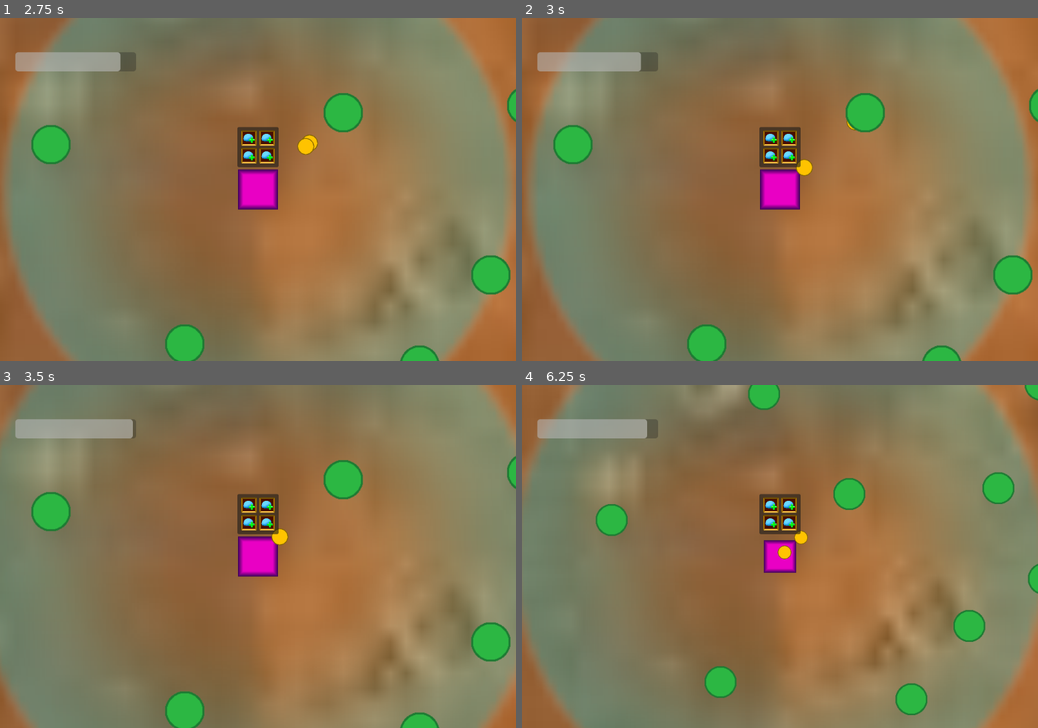
Above: before the commit, frames 1-4 (two rows, left to right).
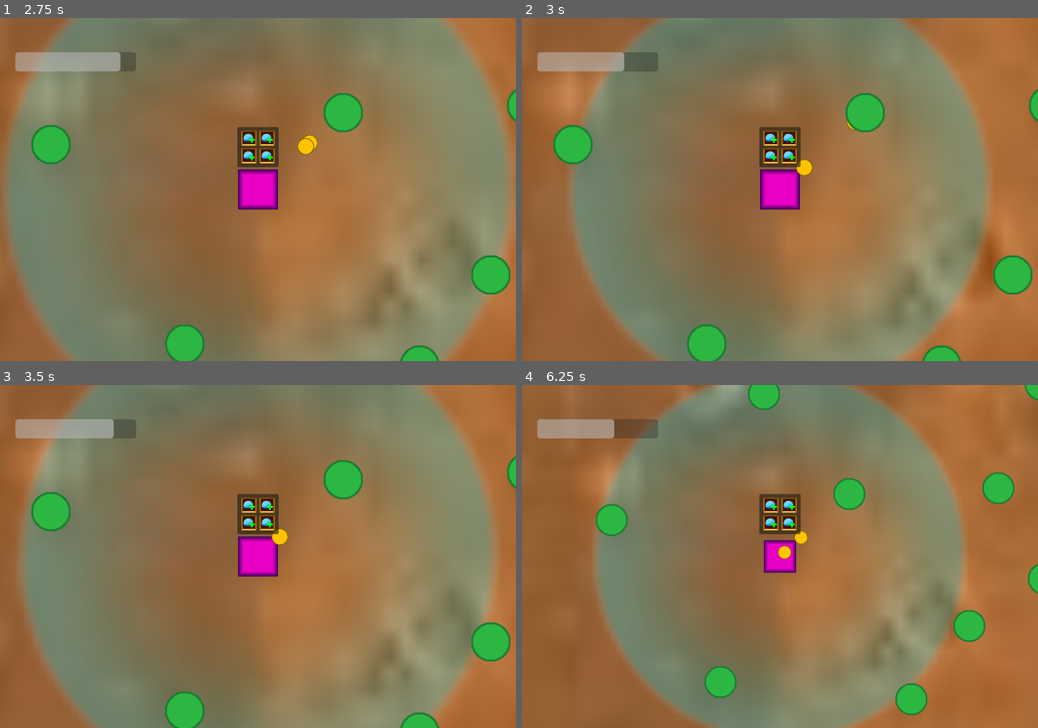
Above: after the commit, the same moments.

Repository: Fach01/Bopulation-Bubble-Beyond
Game: Godot game, scene res://Scenes/Game Scene.tscn
Two runs of this game, one before a commit and one after it. Both use one fixed random seed, a clock stepped at 60 frames per second and the inputs below. This scene is started directly instead of the project's main scene.
Inputs (mouse positions are in pixels of both pictures, inside the frame that each line leads up to):
- Up to frame 1 (2.75 s): click (247, 138) at 0.5 s; click (268, 138) at 1.25 s; click (247, 155) at 2 s
- Up to frame 2 (3 s): click (790, 155) at 2.75 s
- Up to frame 3 (3.5 s): no input
- Up to frame 4 (6.25 s): click (769, 505) at 3.5 s; click (790, 505) at 4.25 s; click (769, 522) at 5 s; click (790, 522) at 5.75 s

Frame 1 is identical in both runs. In frame 2, 18% of the frame differs, in the area x 1-99%, y 0-100%; in frame 3, 15%; in frame 4, 33%, in the area x 0-100%, y 0-100%.

Commit message:
bottom right button now upgrades storage

Diff:
--- a/Scenes/Game Scene.tscn
+++ b/Scenes/Game Scene.tscn
@@ -166,3 +166,4 @@
 [connection signal="changed_storage" from="Home Base" to="HUD/AspectRatioContainer/Control/ProgressBar" method="set_max"]
 [connection signal="pressed" from="HUD/Control/Panel/GridContainer/Upgrade Shield" to="Home Base" method="upgrade_shield" binds= [1]]
 [connection signal="pressed" from="HUD/Control/Panel/GridContainer/Buy Unit" to="Home Base" method="buy_units" binds= [1]]
+[connection signal="pressed" from="HUD/Control/Panel/GridContainer/Upgrade Storage" to="Home Base" method="upgrade_storage"]
